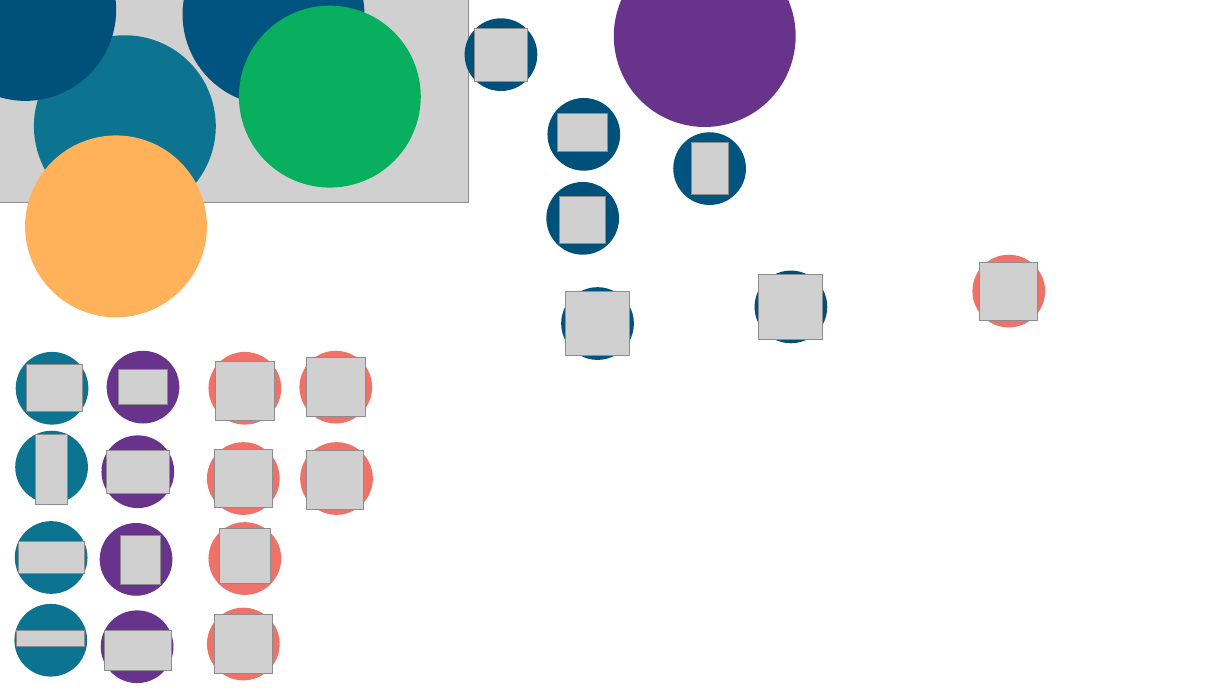
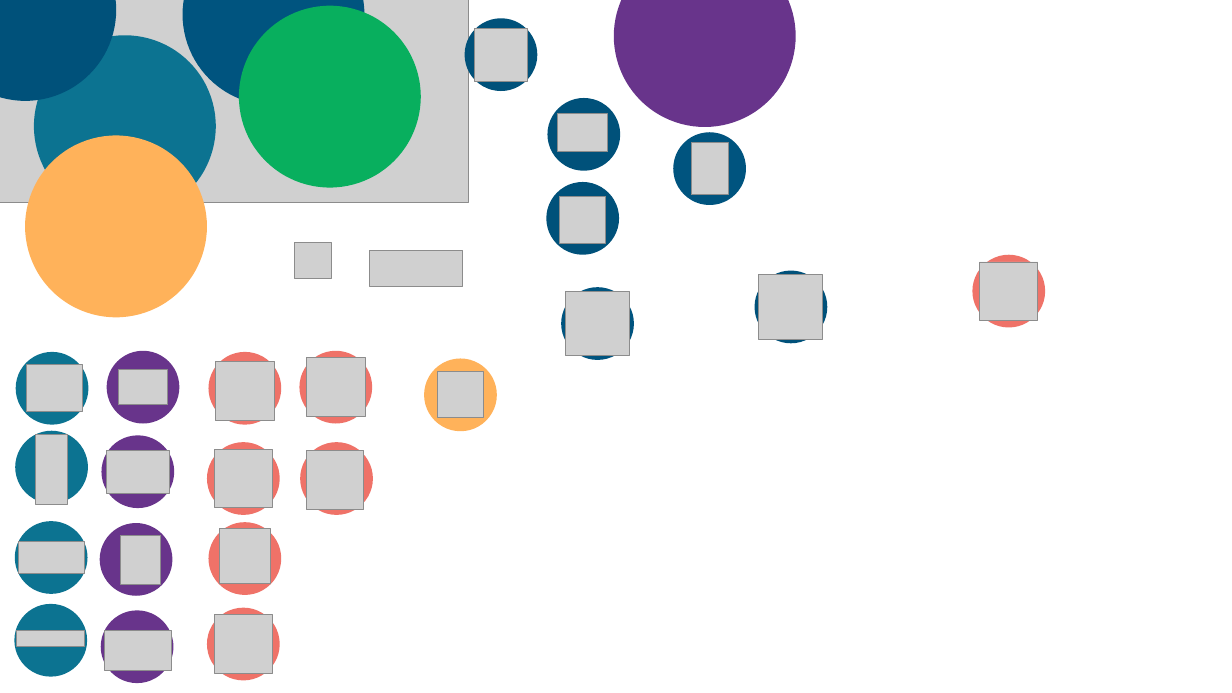
Before and after one commit to xpessoles/TP_Documents_PSI, a slide deck: slide 2 of ChaineFonctionnelle_V2.pptx. Drawn at 1232x693 pixels with LibreOffice and Linux fonts; fonts in the diff are those of the drawing; grey boxes stand for pictures; background and template pictures are left out. Boxes give left, top, right and bottom in pixels: in the first picture for what was removed or moved away, otherwise in the second. Text is boxed around its words. In the diff, an @@ line names an element or a change of style, - is before the commit and + after.

```diff
--- a/ChaineFonctionnelle_V2.pptx
+++ b/ChaineFonctionnelle_V2.pptx
@@ picture added at box(295, 242, 331, 278) @@
@@ picture added at box(370, 250, 463, 287) @@
@@ ellipse added at box(424, 359, 497, 432), fill #FFB25A @@
@@ picture added at box(437, 372, 483, 418) @@
```
